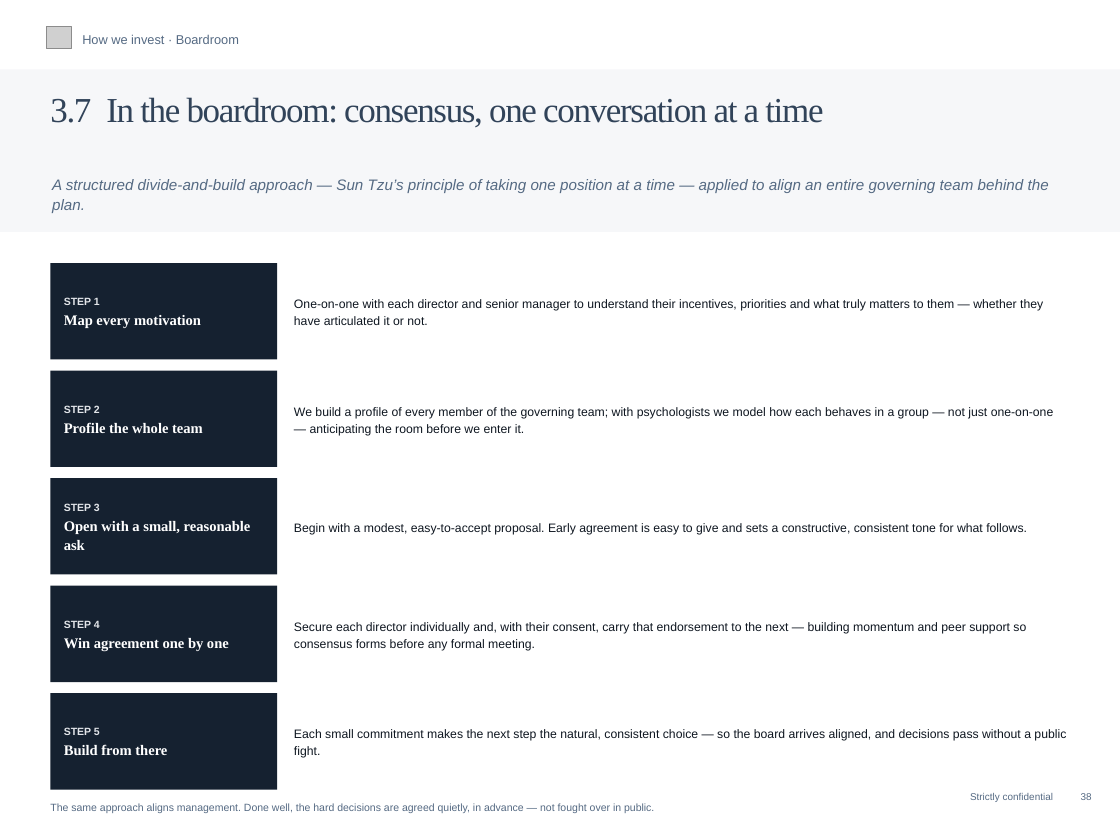
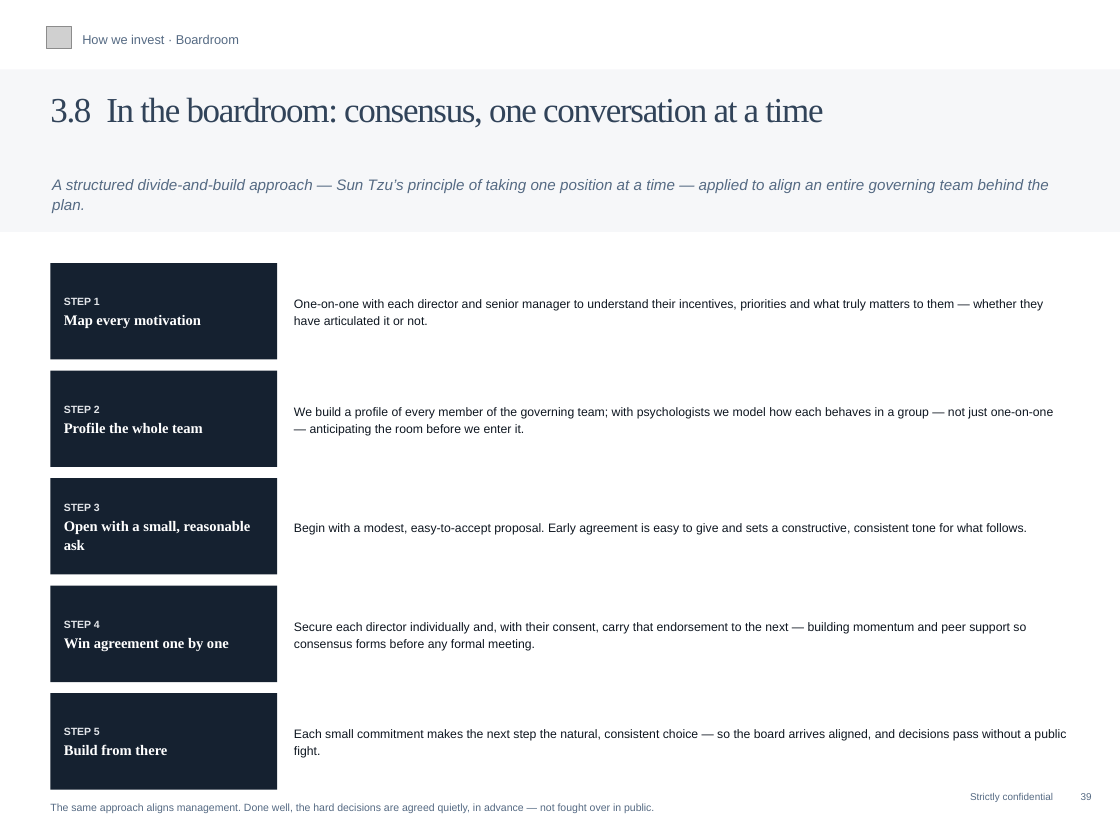
Before and after one commit to charette-lab/Claude, a slide deck: slide 42 of Athanase_Engaged_Ownership_Allocator_Deck.pptx (slide 41 before the commit). Drawn at 1120x840 pixels with LibreOffice and Linux fonts; fonts in the diff are those of the drawing; grey boxes stand for pictures. Boxes give left, top, right and bottom in pixels: in the first picture for what was removed or moved away, otherwise in the second. Text is boxed around its words. In the diff, an @@ line names an element or a change of style, - is before the commit and + after.

```diff
--- a/Athanase_Engaged_Ownership_Allocator_Deck.pptx
+++ b/Athanase_Engaged_Ownership_Allocator_Deck.pptx
@@ text at (50, 97, 823, 127): text changed @@
-3.7 In the boardroom: consensus, one conversation at a time
+3.8 In the boardroom: consensus, one conversation at a time
```
Also in this commit, not shown: 43 other slides changed, 1 slide added, 1 other file.
